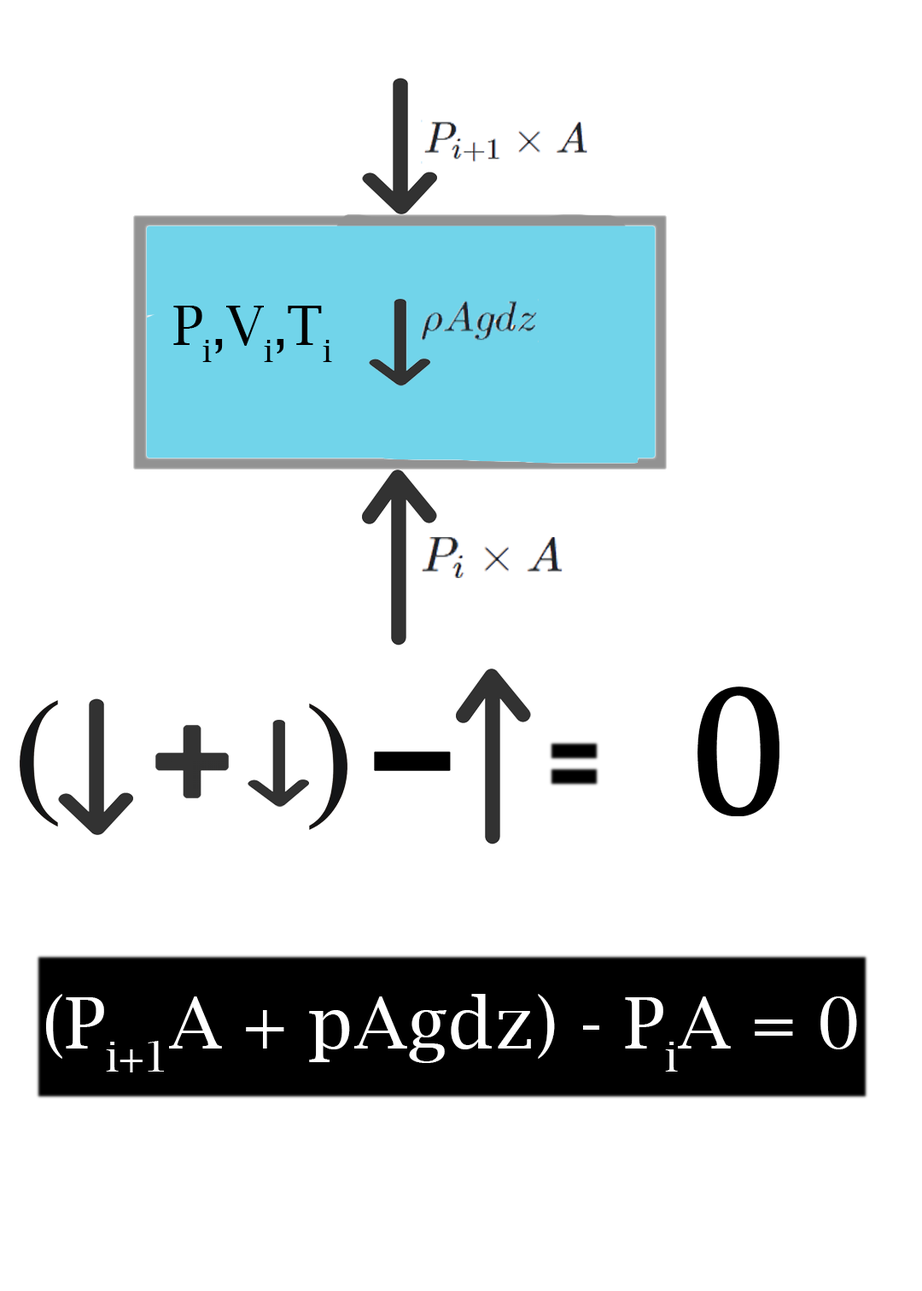
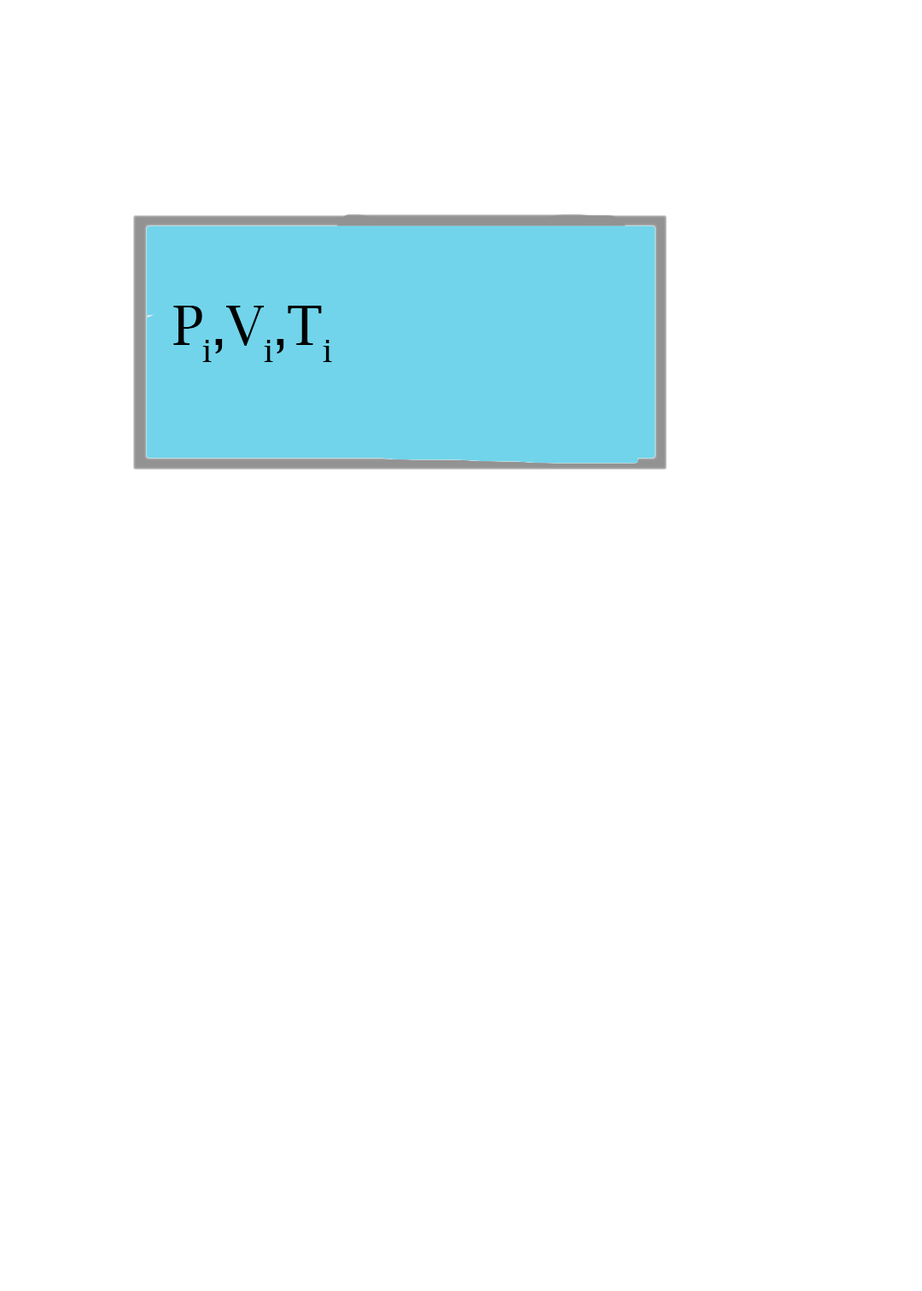
Revision of a layered 922px x 1291px image; what changed, layer by layer:
renamed "Layer 17" to "pFromBottomExp", hid it over left=421, top=537, right=563, bottom=579
hid "(Pi+1A + pAgdz) - PiA = 0" over left=46, top=994, right=858, bottom=1073
renamed "Layer 19" to "black", hid it over left=35, top=954, right=869, bottom=1100
renamed "Layer 16" to "weightExp", hid it over left=421, top=298, right=539, bottom=343
renamed "Layer 18" to "pFromTopExp", hid it over left=421, top=119, right=588, bottom=164
renamed "Layer 11" to "zero", hid it over left=697, top=686, right=780, bottom=817
renamed "Layer 8" to "weightAlgebra", hid it over left=247, top=720, right=310, bottom=808
renamed "Layer 5" to "weight", hid it over left=368, top=298, right=431, bottom=387
renamed "Layer 15" to "minus", hid it over left=374, top=751, right=451, bottom=772
renamed "Layer 14" to "bracketLeft", hid it over left=19, top=700, right=59, bottom=827
renamed "Layer 13" to "bracketRight", hid it over left=309, top=703, right=348, bottom=831
renamed "Layer 12" to "plus", hid it over left=155, top=725, right=229, bottom=799
renamed "Layer 7" to "pFromTopAlgebra", hid it over left=58, top=698, right=134, bottom=836
renamed "Layer 4" to "pFromTop", hid it over left=362, top=77, right=438, bottom=215
renamed "Layer 10" to "equalty", hid it over left=549, top=741, right=600, bottom=787
renamed "Layer 6" to "pFromBottomAlgebra", hid it over left=456, top=668, right=532, bottom=845
renamed "Layer 3" to "pFromBottom", hid it over left=362, top=469, right=438, bottom=646
